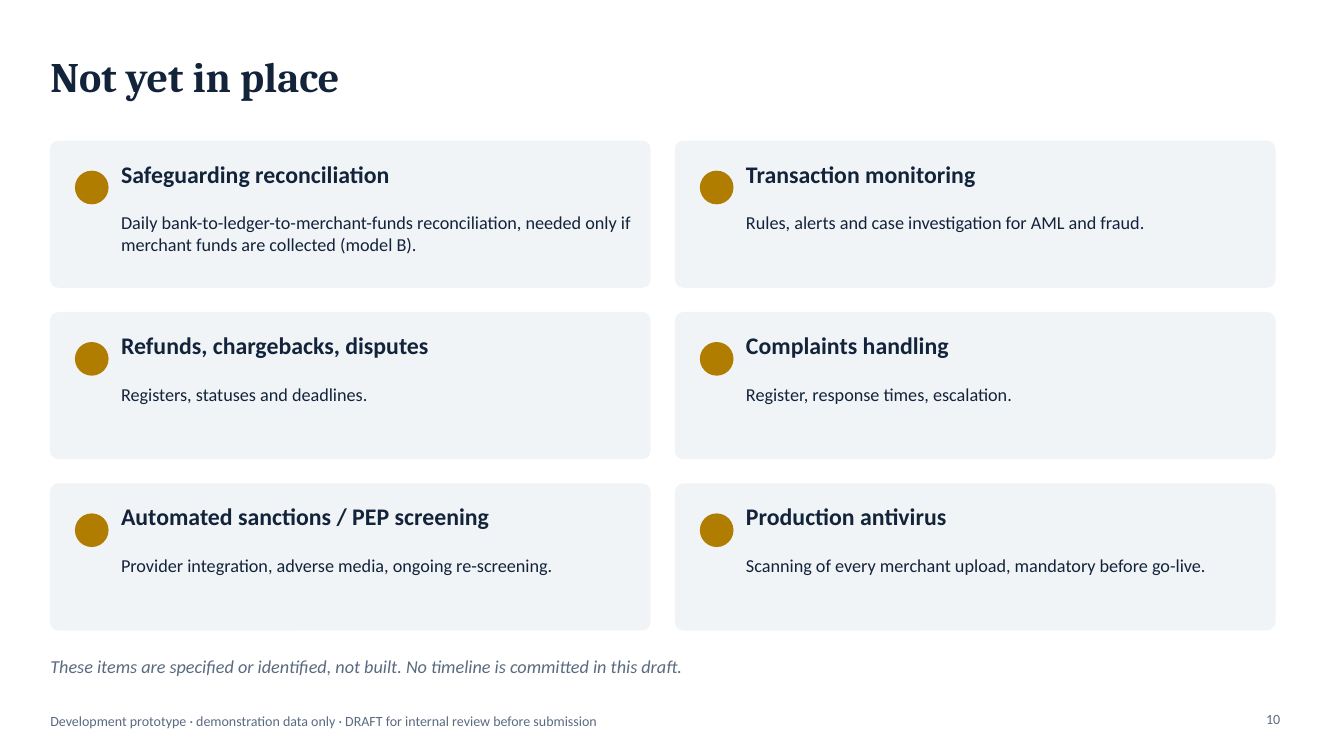
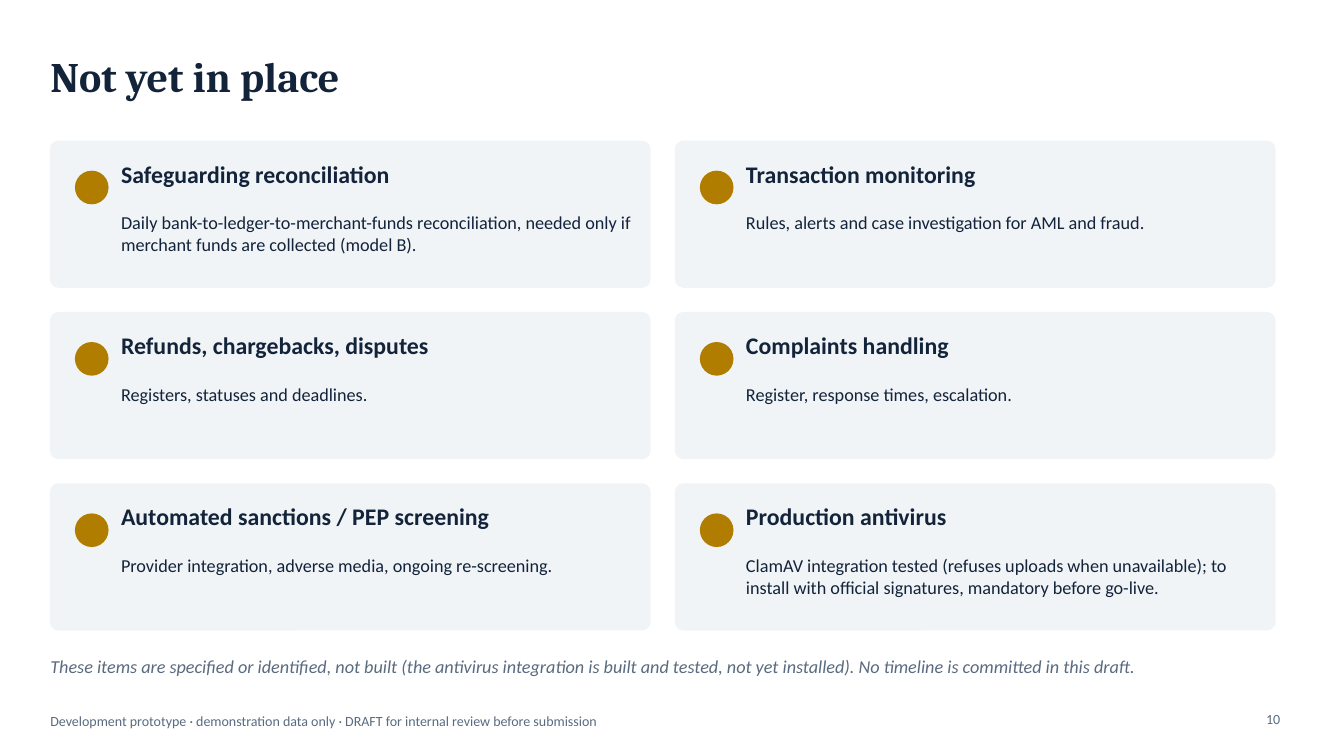
Before and after one commit to fmassonmips/mips-platform, a slide deck: slide 10 of outputs/recap/MIPS-platform-BoM-EN-DRAFT.pptx. Drawn at 1344x756 pixels with LibreOffice and Linux fonts; fonts in the diff are those of the drawing. Boxes give left, top, right and bottom in pixels: in the first picture for what was removed or moved away, otherwise in the second. Text is boxed around its words. In the diff, an @@ line names an element or a change of style, - is before the commit and + after.

```diff
--- a/outputs/recap/MIPS-platform-BoM-EN-DRAFT.pptx
+++ b/outputs/recap/MIPS-platform-BoM-EN-DRAFT.pptx
@@ text at (746,559,1226,597): text changed @@
-Scanning of every merchant upload, mandatory before go-live.
+ClamAV integration tested (refuses uploads when unavailable); to install with official signatures, mandatory before go-live.
@@ text at (50,660,1135,676): text changed @@
-These items are specified or identified, not built. No timeline is committed in this draft.
+These items are specified or identified, not built (the antivirus integration is built and tested, not yet installed). No timeline is committed in this draft.
```
Also in this commit, not shown: 2 other slides changed.
